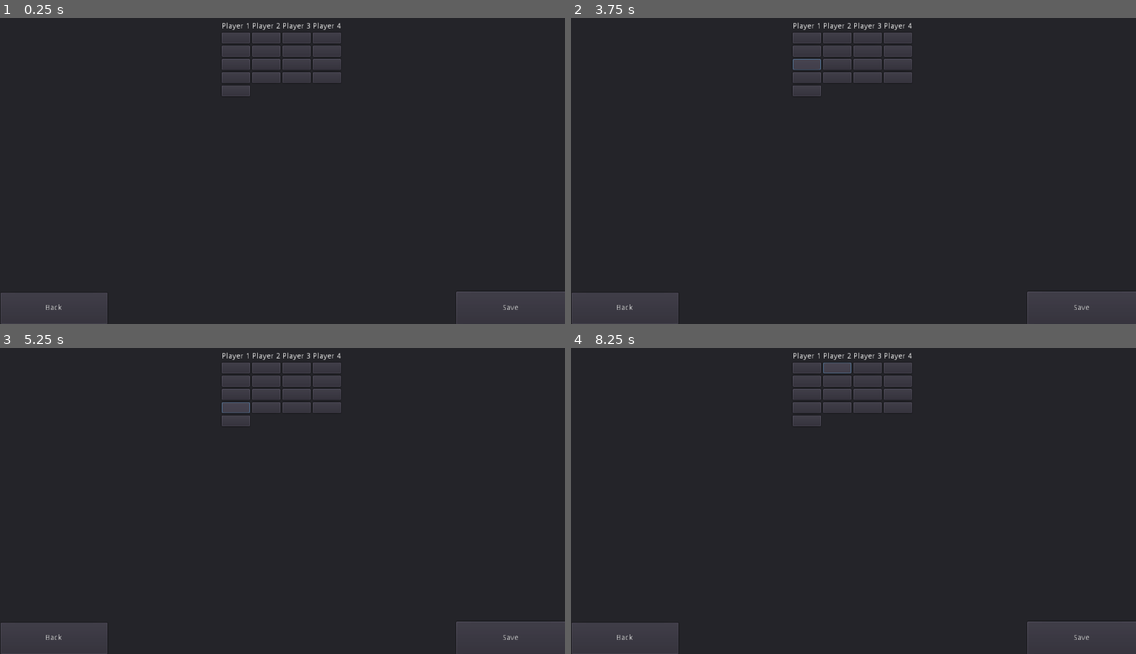
Above: before the commit, frames 1-4 (two rows, left to right).
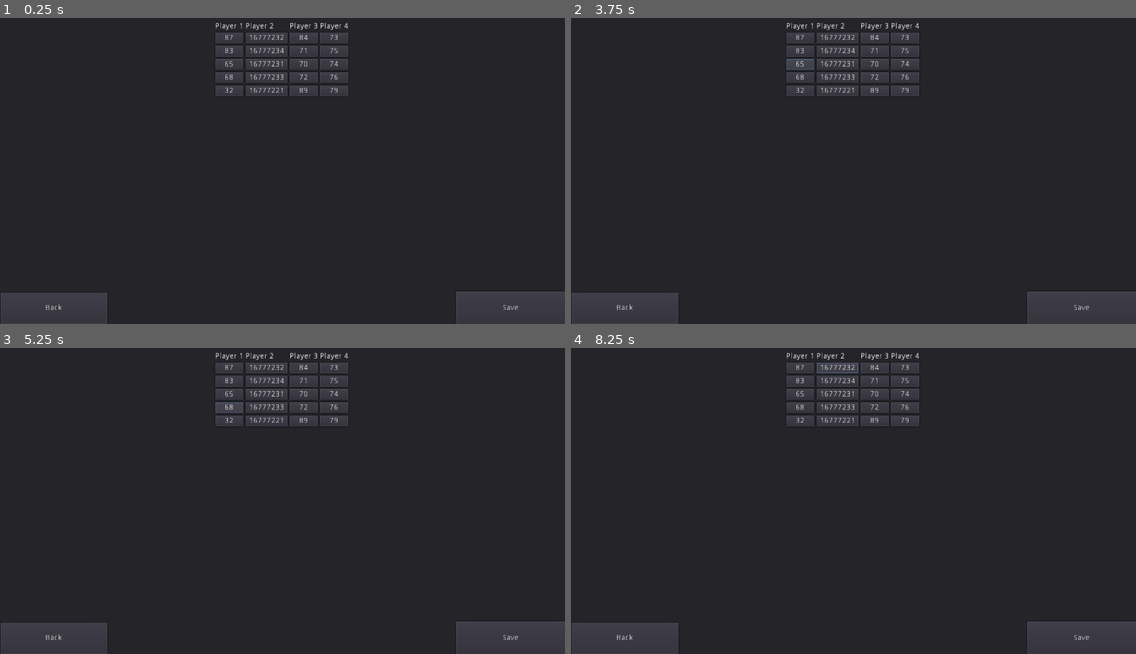
Above: after the commit, the same moments.

Repository: DominikWolek/bomber-game
Game: Godot game, scene res://GUI/ControlsSettings.tscn
Two runs of this game, one before a commit and one after it. Both use one fixed random seed, a clock stepped at 60 frames per second and the inputs below. This scene is started directly instead of the project's main scene.
Inputs (mouse positions are in pixels of both pictures, inside the frame that each line leads up to; where the layout moved, square brackets give the same spot in the first picture):
- Up to frame 1 (0.25 s): no input
- Up to frame 2 (3.75 s): click (808, 39) at 0.52 s; click (802, 39) [808, 39] at 1.25 s; click (808, 51) at 2.02 s; click (802, 51) [808, 51] at 2.75 s; click (808, 63) at 3.52 s
- Up to frame 3 (5.25 s): click (231, 393) [237, 393] at 4.25 s; click (237, 406) at 5.02 s
- Up to frame 4 (8.25 s): click (802, 406) [808, 406] at 5.75 s; click (808, 421) at 6.52 s; click (802, 421) [808, 421] at 7.25 s; click (836, 369) at 8.02 s

The runs differ from the first frame. In frame 1, 1.5% of the frame differs, in the area x 38-62%, y 1-26%; in frame 2, 1.6%; in frame 3, 1.5%; in frame 4, 1.5%.
Error before the commit: Invalid get index 'Plist' (on base: 'Node2D (ConfigurationNode.tscn::1)').

Commit message:
Added functionality to control menu

Diff:
--- a/Bomberman/ConfigurationNode.tscn
+++ b/Bomberman/ConfigurationNode.tscn
@@ -16,6 +16,9 @@
 func setNewMoveSet( plist ):
 	PList = plist
 	UpdateMoveSet()
+
+
+
 
 func UpdateMoveSet( ):
 
--- /dev/null
+++ b/Bomberman/GUI/BOMB.gd
@@ -0,0 +1,17 @@
+extends Button
+
+
+var code
+func _on_BOMB_pressed():
+	set_process_input(true)
+	add_user_signal("AnyKeyClicked")
+	yield(self,"AnyKeyClicked")
+	get_parent().Controls[5] = code
+
+
+
+func _input(event):
+	if event is InputEventKey:
+			 code = event.get_scancode()
+			 emit_signal("AnyKeyClicked")
+			 set_process_input(false)
--- a/Bomberman/GUI/ControlsSettings.tscn
+++ b/Bomberman/GUI/ControlsSettings.tscn
@@ -1,47 +1,104 @@
-[gd_scene load_steps=7 format=2]
-
-[ext_resource path="res://GUI/BackButtonToSettings.gd" type="Script" id=1]
-[ext_resource path="res://GUI/SaveButton.gd" type="Script" id=2]
+[gd_scene load_steps=12 format=2]
+
+[ext_resource path="res://GUI/UP.gd" type="Script" id=1]
+[ext_resource path="res://GUI/DOWN.gd" type="Script" id=2]
+[ext_resource path="res://GUI/LEFT.gd" type="Script" id=3]
+[ext_resource path="res://GUI/RIGHT.gd" type="Script" id=4]
+[ext_resource path="res://GUI/BOMB.gd" type="Script" id=5]
+[ext_resource path="res://GUI/BackButtonToSettings.gd" type="Script" id=6]
+[ext_resource path="res://GUI/SaveButton.gd" type="Script" id=7]
 
 [sub_resource type="GDScript" id=1]
 script/source = "extends VBoxContainer
 
-
-var P1Controls
+var playerID = 'P1'
+var Controls
 func _ready():
 	var conf = get_node(\"/root/ConfigurationNode\");
-	P1Controls = conf.Plist[0]
+	Controls = [] + conf.PList[0]
+	get_child(1).text = str(Controls[1])
+	get_child(2).text = str(Controls[2])
+	get_child(3).text = str(Controls[3])
+	get_child(4).text = str(Controls[4])
+	get_child(5).text = str(Controls[5])
+
+func _process(delta):
+	get_child(1).text = str(Controls[1])
+	get_child(2).text = str(Controls[2])
+	get_child(3).text = str(Controls[3])
+	get_child(4).text = str(Controls[4])
+	get_child(5).text = str(Controls[5])
 
 "
 
 [sub_resource type="GDScript" id=2]
 script/source = "extends VBoxContainer
 
-var P2Controls;
+var playerID = 'P2'
+var Controls
 func _ready():
 	var conf = get_node(\"/root/ConfigurationNode\");
-	P2Controls = conf.Plist[1]
+	Controls = []+conf.PList[1]
+	get_child(1).text = str(Controls[1])
+	get_child(2).text = str(Controls[2])
+	get_child(3).text = str(Controls[3])
+	get_child(4).text = str(Controls[4])
+	get_child(5).text = str(Controls[5])
+
+func _process(delta):
+	get_child(1).text = str(Controls[1])
+	get_child(2).text = str(Controls[2])
+	get_child(3).text = str(Controls[3])
+	get_child(4).text = str(Controls[4])
+	get_child(5).text = str(Controls[5])
 
 "
 
 [sub_resource type="GDScript" id=3]
 script/source = "extends VBoxContainer
 
-var P3Controls;
+var playerID = 'P3'
+var Controls;
 func _ready():
 	var conf = get_node(\"/root/ConfigurationNode\");
-	P3Controls = conf.Plist[2]
-
+	Controls = []+conf.PList[2]
+	get_child(1).text = str(Controls[1])
+	get_child(2).text = str(Controls[2])
+	get_child(3).text = str(Controls[3])
+	get_child(4).text = str(Controls[4])
+	get_child(5).text = str(Controls[5])
+
+
+func _process(delta):
+	get_child(1).text = str(Controls[1])
+	get_child(2).text = str(Controls[2])
+	get_child(3).text = str(Controls[3])
+	get_child(4).text = str(Controls[4])
+	get_child(5).text = str(Controls[5])
 
 "
 
 [sub_resource type="GDScript" id=4]
 script/source = "extends VBoxContainer
 
-var P4Controls
+var playerID = 'P4'
+var Controls
 func _ready():
 	var conf = get_node(\"/root/ConfigurationNode\");
-	P4Controls = conf.Plist[3]
+	Controls = []+conf.PList[3]
+	get_child(1).text = str(Controls[1])
+	get_child(2).text = str(Controls[2])
+	get_child(3).text = str(Controls[3])
+	get_child(4).text = str(Controls[4])
+	get_child(5).text = str(Controls[5])
+
+
+func _process(delta):
+	get_child(1).text = str(Controls[1])
+	get_child(2).text = str(Controls[2])
+	get_child(3).text = str(Controls[3])
+	get_child(4).text = str(Controls[4])
+	get_child(5).text = str(Controls[5])
 
 "
 
@@ -59,7 +116,6 @@
 alignment = 1
 
 [node name="P1Container" type="VBoxContainer" parent="Panel/HBoxContainer"]
-editor/display_folded = true
 margin_left = 405.0
 margin_right = 456.0
 margin_bottom = 548.0
@@ -74,29 +130,33 @@
 margin_top = 18.0
 margin_right = 51.0
 margin_bottom = 38.0
+script = ExtResource( 1 )
 
 [node name="DOWN" type="Button" parent="Panel/HBoxContainer/P1Container"]
 margin_top = 42.0
 margin_right = 51.0
 margin_bottom = 62.0
+script = ExtResource( 2 )
 
 [node name="LEFT" type="Button" parent="Panel/HBoxContainer/P1Container"]
 margin_top = 66.0
 margin_right = 51.0
 margin_bottom = 86.0
+script = ExtResource( 3 )
 
 [node name="RIGHT" type="Button" parent="Panel/HBoxContainer/P1Container"]
 margin_top = 90.0
 margin_right = 51.0
 margin_bottom = 110.0
+script = ExtResource( 4 )
 
 [node name="BOMB" type="Button" parent="Panel/HBoxContainer/P1Container"]
 margin_top = 114.0
 margin_right = 51.0
 margin_bottom = 134.0
+script = ExtResource( 5 )
 
 [node name="P2Container" type="VBoxContainer" parent="Panel/HBoxContainer"]
-editor/display_folded = true
 margin_left = 460.0
 margin_right = 511.0
 margin_bottom = 548.0
@@ -107,28 +167,37 @@
 margin_bottom = 14.0
 text = "Player 2"
 
-[node name="Button" type="Button" parent="Panel/HBoxContainer/P2Container"]
+[node name="UP" type="Button" parent="Panel/HBoxContainer/P2Container"]
 margin_top = 18.0
 margin_right = 51.0
 margin_bottom = 38.0
-
-[node name="Button2" type="Button" parent="Panel/HBoxContainer/P2Container"]
+script = ExtResource( 1 )
+
+[node name="DOWN" type="Button" parent="Panel/HBoxContainer/P2Container"]
 margin_top = 42.0
 margin_right = 51.0
 margin_bottom = 62.0
-
-[node name="Button3" type="Button" parent="Panel/HBoxContainer/P2Container"]
+script = ExtResource( 2 )
+
+[node name="LEFT" type="Button" parent="Panel/HBoxContainer/P2Container"]
 margin_top = 66.0
 margin_right = 51.0
 margin_bottom = 86.0
-
-[node name="Button4" type="Button" parent="Panel/HBoxContainer/P2Container"]
+script = ExtResource( 3 )
+
+[node name="RIGHT" type="Button" parent="Panel/HBoxContainer/P2Container"]
 margin_top = 90.0
 margin_right = 51.0
 margin_bottom = 110.0
+script = ExtResource( 4 )
+
+[node name="BOMB" type="Button" parent="Panel/HBoxContainer/P2Container"]
+margin_top = 114.0
+margin_right = 51.0
+margin_bottom = 134.0
+script = ExtResource( 5 )
 
 [node name="P3Container" type="VBoxContainer" parent="Panel/HBoxContainer"]
-editor/display_folded = true
 margin_left = 515.0
 margin_right = 566.0
 margin_bottom = 548.0
@@ -139,28 +208,37 @@
 margin_bottom = 14.0
 text = "Player 3"
 
-[node name="Button" type="Button" parent="Panel/HBoxContainer/P3Container"]
+[node name="UP" type="Button" parent="Panel/HBoxContainer/P3Container"]
 margin_top = 18.0
 margin_right = 51.0
 margin_bottom = 38.0
-
-[node name="Button2" type="Button" parent="Panel/HBoxContainer/P3Container"]
+script = ExtResource( 1 )
+
+[node name="DOWN" type="Button" parent="Panel/HBoxContainer/P3Container"]
 margin_top = 42.0
 margin_right = 51.0
 margin_bottom = 62.0
-
-[node name="Button3" type="Button" parent="Panel/HBoxContainer/P3Container"]
+script = ExtResource( 2 )
+
+[node name="LEFT" type="Button" parent="Panel/HBoxContainer/P3Container"]
 margin_top = 66.0
 margin_right = 51.0
 margin_bottom = 86.0
-
-[node name="Button4" type="Button" parent="Panel/HBoxContainer/P3Container"]
+script = ExtResource( 3 )
+
+[node name="RIGHT" type="Button" parent="Panel/HBoxContainer/P3Container"]
 margin_top = 90.0
 margin_right = 51.0
 margin_bottom = 110.0
+script = ExtResource( 4 )
+
+[node name="BOMB" type="Button" parent="Panel/HBoxContainer/P3Container"]
+margin_top = 114.0
+margin_right = 51.0
+margin_bottom = 134.0
+script = ExtResource( 5 )
 
 [node name="P4Container" type="VBoxContainer" parent="Panel/HBoxContainer"]
-editor/display_folded = true
 margin_left = 570.0
 margin_right = 621.0
 margin_bottom = 548.0
@@ -171,25 +249,35 @@
 margin_bottom = 14.0
 text = "Player 4"
 
-[node name="Button" type="Button" parent="Panel/HBoxContainer/P4Container"]
+[node name="UP" type="Button" parent="Panel/HBoxContainer/P4Container"]
 margin_top = 18.0
 margin_right = 51.0
 margin_bottom = 38.0
-
-[node name="Button2" type="Button" parent="Panel/HBoxContainer/P4Container"]
+script = ExtResource( 1 )
+
+[node name="DOWN" type="Button" parent="Panel/HBoxContainer/P4Container"]
 margin_top = 42.0
 margin_right = 51.0
 margin_bottom = 62.0
-
-[node name="Button3" type="Button" parent="Panel/HBoxContainer/P4Container"]
+script = ExtResource( 2 )
+
+[node name="LEFT" type="Button" parent="Panel/HBoxContainer/P4Container"]
 margin_top = 66.0
 margin_right = 51.0
 margin_bottom = 86.0
-
-[node name="Button4" type="Button" parent="Panel/HBoxContainer/P4Container"]
+script = ExtResource( 3 )
+
+[node name="RIGHT" type="Button" parent="Panel/HBoxContainer/P4Container"]
 margin_top = 90.0
 margin_right = 51.0
 margin_bottom = 110.0
+script = ExtResource( 4 )
+
+[node name="BOMB" type="Button" parent="Panel/HBoxContainer/P4Container"]
+margin_top = 114.0
+margin_right = 51.0
+margin_bottom = 134.0
+script = ExtResource( 5 )
 
 [node name="BackButton" type="Button" parent="Panel"]
 margin_left = 1.07645
@@ -205,7 +293,27 @@
 margin_right = 1025.48
 margin_bottom = 601.292
 text = "Save"
-script = ExtResource( 2 )
-
+script = ExtResource( 7 )
+
+[connection signal="pressed" from="Panel/HBoxContainer/P1Container/UP" to="Panel/HBoxContainer/P1Container/UP" method="_on_UP_pressed"]
+[connection signal="pressed" from="Panel/HBoxContainer/P1Container/DOWN" to="Panel/HBoxContainer/P1Container/DOWN" method="_on_DOWN_pressed"]
+[connection signal="pressed" from="Panel/HBoxContainer/P1Container/LEFT" to="Panel/HBoxContainer/P1Container/LEFT" method="_on_LEFT_pressed"]
+[connection signal="pressed" from="Panel/HBoxContainer/P1Container/RIGHT" to="Panel/HBoxContainer/P1Container/RIGHT" method="_on_RIGHT_pressed"]
+[connection signal="pressed" from="Panel/HBoxContainer/P1Container/BOMB" to="Panel/HBoxContainer/P1Container/BOMB" method="_on_BOMB_pressed"]
+[connection signal="pressed" from="Panel/HBoxContainer/P2Container/UP" to="Panel/HBoxContainer/P2Container/UP" method="_on_UP_pressed"]
+[connection signal="pressed" from="Panel/HBoxContainer/P2Container/DOWN" to="Panel/HBoxContainer/P2Container/DOWN" method="_on_DOWN_pressed"]
+[connection signal="pressed" from="Panel/HBoxContainer/P2Container/LEFT" to="Panel/HBoxContainer/P2Container/LEFT" method="_on_LEFT_pressed"]
+[connection signal="pressed" from="Panel/HBoxContainer/P2Container/RIGHT" to="Panel/HBoxContainer/P2Container/RIGHT" method="_on_RIGHT_pressed"]
+[connection signal="pressed" from="Panel/HBoxContainer/P2Container/BOMB" to="Panel/HBoxContainer/P2Container/BOMB" method="_on_BOMB_pressed"]
+[connection signal="pressed" from="Panel/HBoxContainer/P3Container/UP" to="Panel/HBoxContainer/P3Container/UP" method="_on_UP_pressed"]
+[connection signal="pressed" from="Panel/HBoxContainer/P3Container/DOWN" to="Panel/HBoxContainer/P3Container/DOWN" method="_on_DOWN_pressed"]
+[connection signal="pressed" from="Panel/HBoxContainer/P3Container/LEFT" to="Panel/HBoxContainer/P3Container/LEFT" method="_on_LEFT_pressed"]
+[connection signal="pressed" from="Panel/HBoxContainer/P3Container/RIGHT" to="Panel/HBoxContainer/P3Container/RIGHT" method="_on_RIGHT_pressed"]
+[connection signal="pressed" from="Panel/HBoxContainer/P3Container/BOMB" to="Panel/HBoxContainer/P3Container/BOMB" method="_on_BOMB_pressed"]
+[connection signal="pressed" from="Panel/HBoxContainer/P4Container/UP" to="Panel/HBoxContainer/P4Container/UP" method="_on_UP_pressed"]
+[connection signal="pressed" from="Panel/HBoxContainer/P4Container/DOWN" to="Panel/HBoxContainer/P4Container/DOWN" method="_on_DOWN_pressed"]
+[connection signal="pressed" from="Panel/HBoxContainer/P4Container/LEFT" to="Panel/HBoxContainer/P4Container/LEFT" method="_on_LEFT_pressed"]
+[connection signal="pressed" from="Panel/HBoxContainer/P4Container/RIGHT" to="Panel/HBoxContainer/P4Container/RIGHT" method="_on_RIGHT_pressed"]
+[connection signal="pressed" from="Panel/HBoxContainer/P4Container/BOMB" to="Panel/HBoxContainer/P4Container/BOMB" method="_on_BOMB_pressed"]
 [connection signal="pressed" from="Panel/BackButton" to="Panel/BackButton" method="_on_BackButton_pressed"]
 [connection signal="pressed" from="Panel/SaveButton" to="Panel/SaveButton" method="_on_SaveButton_pressed"]
--- /dev/null
+++ b/Bomberman/GUI/DOWN.gd
@@ -0,0 +1,17 @@
+extends Button
+
+
+var code
+func _on_DOWN_pressed():
+	set_process_input(true)
+	add_user_signal("AnyKeyClicked")
+	yield(self,"AnyKeyClicked")
+	get_parent().Controls[2] = code
+
+
+
+func _input(event):
+	if event is InputEventKey:
+			 code = event.get_scancode()
+			 emit_signal("AnyKeyClicked")
+			 set_process_input(false)
--- /dev/null
+++ b/Bomberman/GUI/LEFT.gd
@@ -0,0 +1,16 @@
+extends Button
+
+var code
+func _on_LEFT_pressed():
+	set_process_input(true)
+	add_user_signal("AnyKeyClicked")
+	yield(self,"AnyKeyClicked")
+	get_parent().Controls[3] = code
+
+
+
+func _input(event):
+	if event is InputEventKey:
+			 code = event.get_scancode()
+			 emit_signal("AnyKeyClicked")
+			 set_process_input(false)
--- /dev/null
+++ b/Bomberman/GUI/RIGHT.gd
@@ -0,0 +1,17 @@
+extends Button
+
+
+var code
+func _on_RIGHT_pressed():
+	set_process_input(true)
+	add_user_signal("AnyKeyClicked")
+	yield(self,"AnyKeyClicked")
+	get_parent().Controls[4] = code
+
+
+
+func _input(event):
+	if event is InputEventKey:
+			 code = event.get_scancode()
+			 emit_signal("AnyKeyClicked")
+			 set_process_input(false)
--- a/Bomberman/GUI/SaveButton.gd
+++ b/Bomberman/GUI/SaveButton.gd
@@ -5,6 +5,14 @@
 
 
 func _on_SaveButton_pressed():
+	var P1 = get_node("../HBoxContainer/P1Container").Controls
+	var P2 = get_node("../HBoxContainer/P2Container").Controls
+	var P3 = get_node("../HBoxContainer/P3Container").Controls
+	var P4 = get_node("../HBoxContainer/P4Container").Controls
+	var Plist = [P1,P2,P3,P4]
+	var conf = get_node("/root/ConfigurationNode")
+	conf.setNewMoveSet(Plist)
+
 	var error = get_tree().change_scene( "res://GUI/SettingsScene.tscn");
 	if error == OK:
 		pass
--- /dev/null
+++ b/Bomberman/GUI/UP.gd
@@ -0,0 +1,19 @@
+extends Button
+
+
+
+var code
+
+func _on_UP_pressed():
+	set_process_input(true)
+	add_user_signal("AnyKeyClicked")
+	yield(self,"AnyKeyClicked")
+	get_parent().Controls[1] = code
+
+
+
+func _input(event):
+	if event is InputEventKey:
+			 code = event.get_scancode()
+			 emit_signal("AnyKeyClicked")
+			 set_process_input(false)
Not shown: 1 places in Bomberman/GUI/ControlsSettings.tscn that only renumber resources
